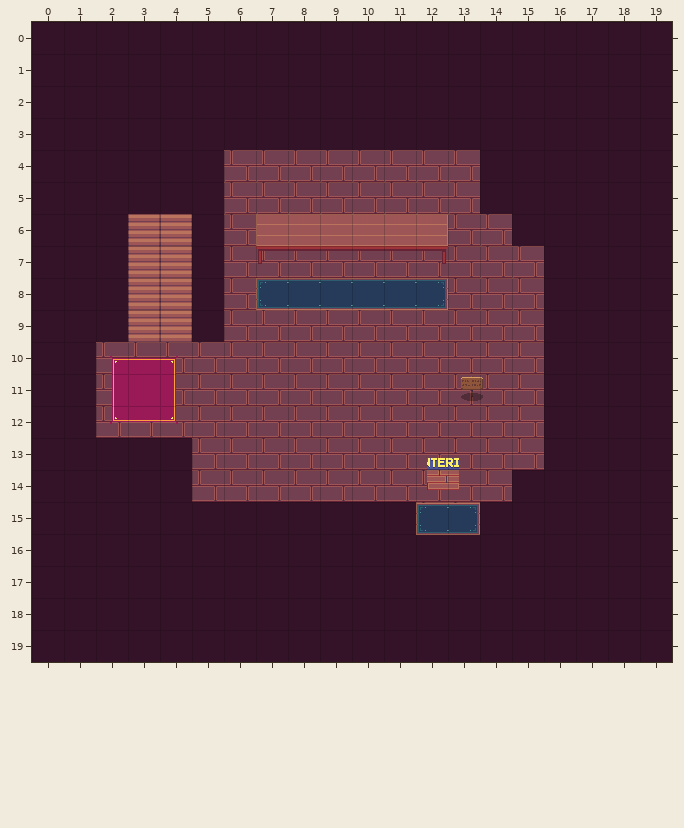
One commit to this Tiled map: shop.tmx. This is how it looked before the edit.
Cells are 32x32 px. Shown: x 0..19, y 0..19.
Now the later version:
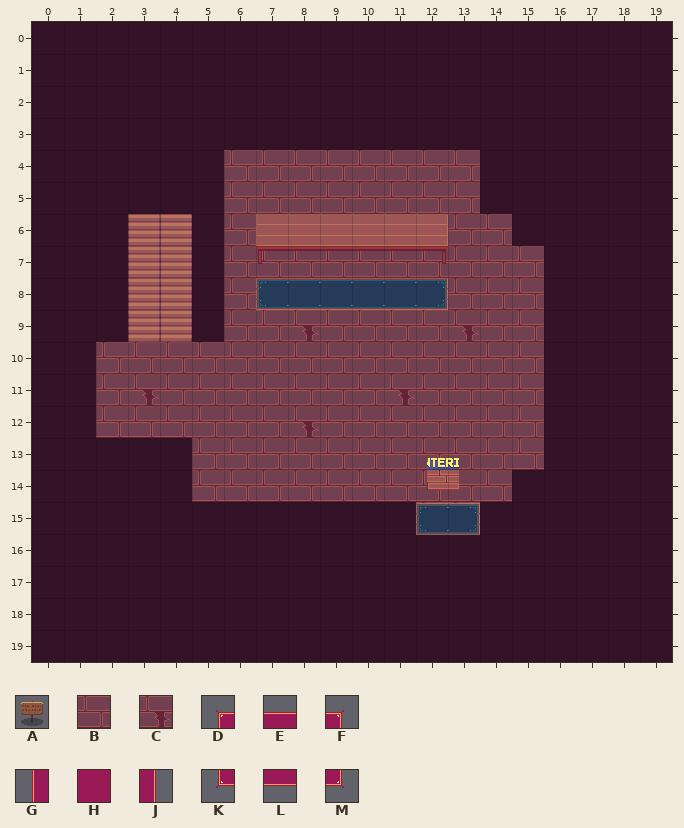
Key: from "RPG Nature Tileset": A 2; from "Tileset_Interior Wood_Gnomenli": B 69, C 120, D 214, E 215, F 216, G 231, H 232, J 233, K 248, L 249, M 250.
_ is an empty cell.
Objects are placed by their top-left corner, in cells (3,4 is the top-left corner of cell 3,4); size is 1x1 cell unless given.
The author wrote: The shop update so the shopkeeper works now
The exact change:
Layer "Land":
Tile C replaces tile B in row 9 at x 8 and 13; in row 11 at x 11; in row 12 at x 8.
Tile C is added in row 11 at x 3.
Layer "Path":
Tile D is gone in row 10 at x 2.
Tile E is gone in row 10 at x 3.
Tile F is gone in row 10 at x 4.
Tile G is gone in row 11 at x 2.
Tile H is gone in row 11 at x 3.
Tile J is gone in row 11 at x 4.
Tile K is gone in row 12 at x 2.
Tile L is gone in row 12 at x 3.
Tile M is gone in row 12 at x 4.
Layer "Sign":
Object A at 13.2,10.9 is removed.
Where, in picture pixels (left, top, right, bottom), the same in both pictures:
changed: (302, 326, 319, 341)
changed: (462, 326, 479, 341)
changed: (110, 356, 178, 424)
removed: (461, 376, 483, 401)
changed: (398, 390, 415, 405)
changed: (302, 422, 319, 437)
